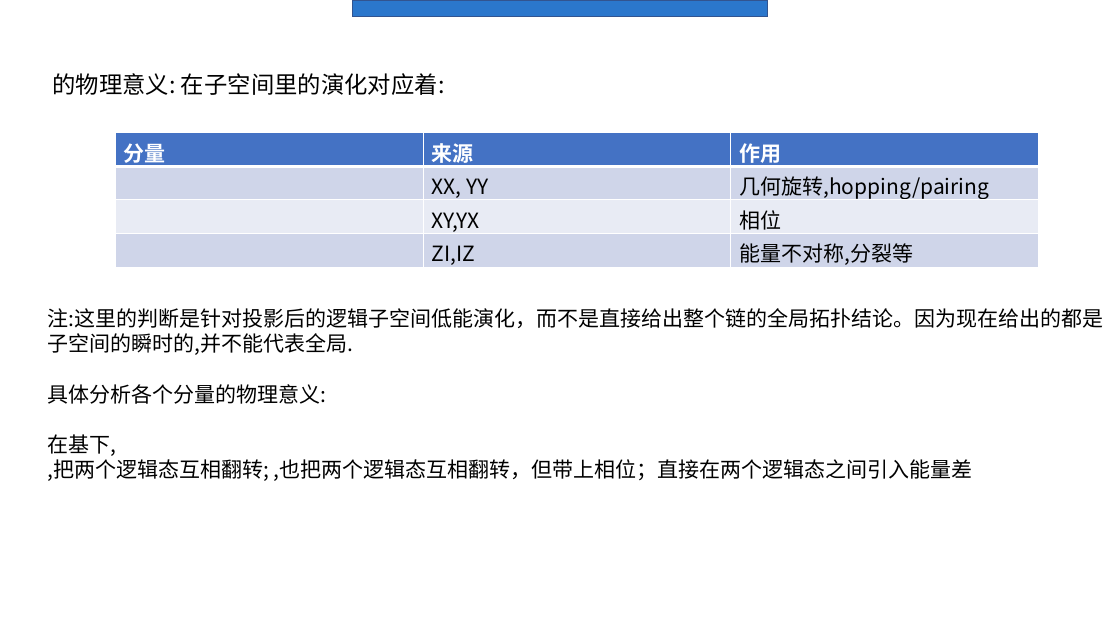
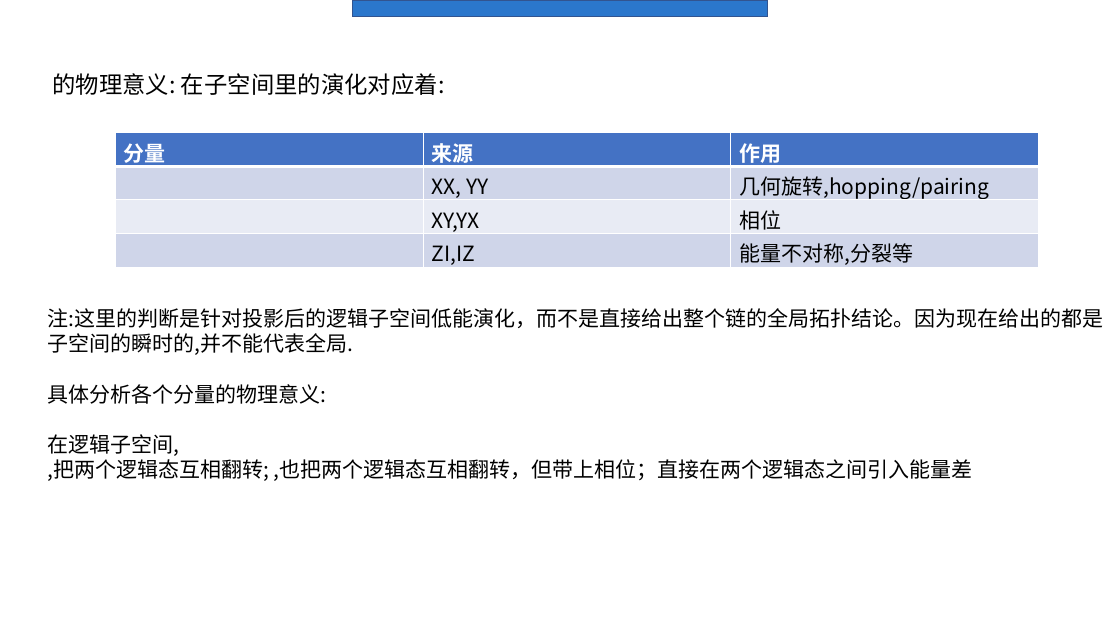
Before and after one commit to Asice-Cloud/quantummmm, a slide deck: slide 18 of y2.pptx. Drawn at 1120x630 pixels with LibreOffice and Linux fonts; fonts in the diff are those of the drawing. Boxes give left, top, right and bottom in pixels: in the first picture for what was removed or moved away, otherwise in the second. Text is boxed around its words. In the diff, an @@ line names an element or a change of style, - is before the commit and + after.

```diff
--- a/y2.pptx
+++ b/y2.pptx
@@ text at [47, 434, 179, 456]: text changed @@
-在基下,
+在逻辑子空间,
```
Also in this commit, not shown: 3 other slides changed, 4 slides added, 1 slide removed, 17 other files.
